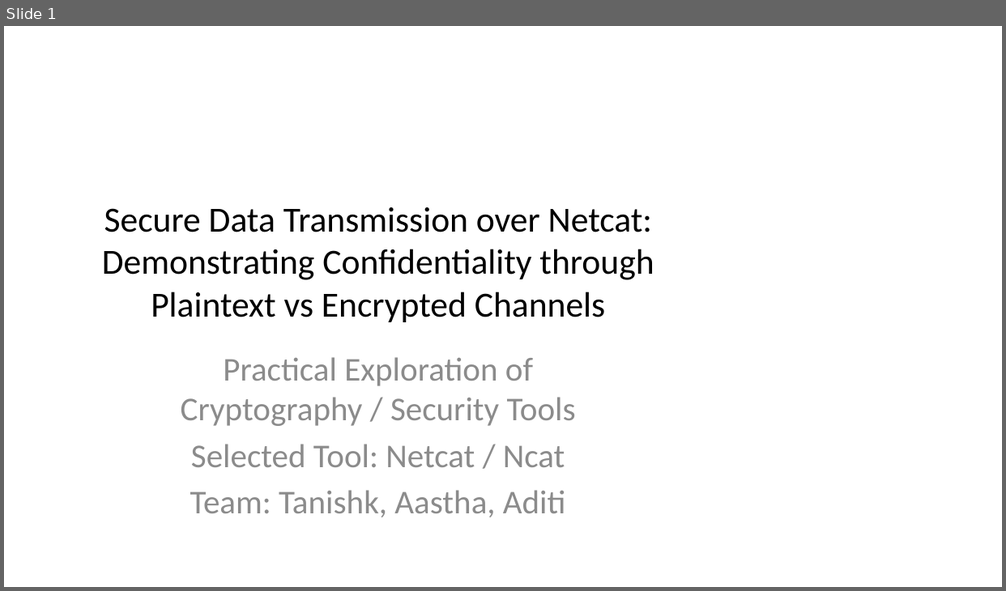
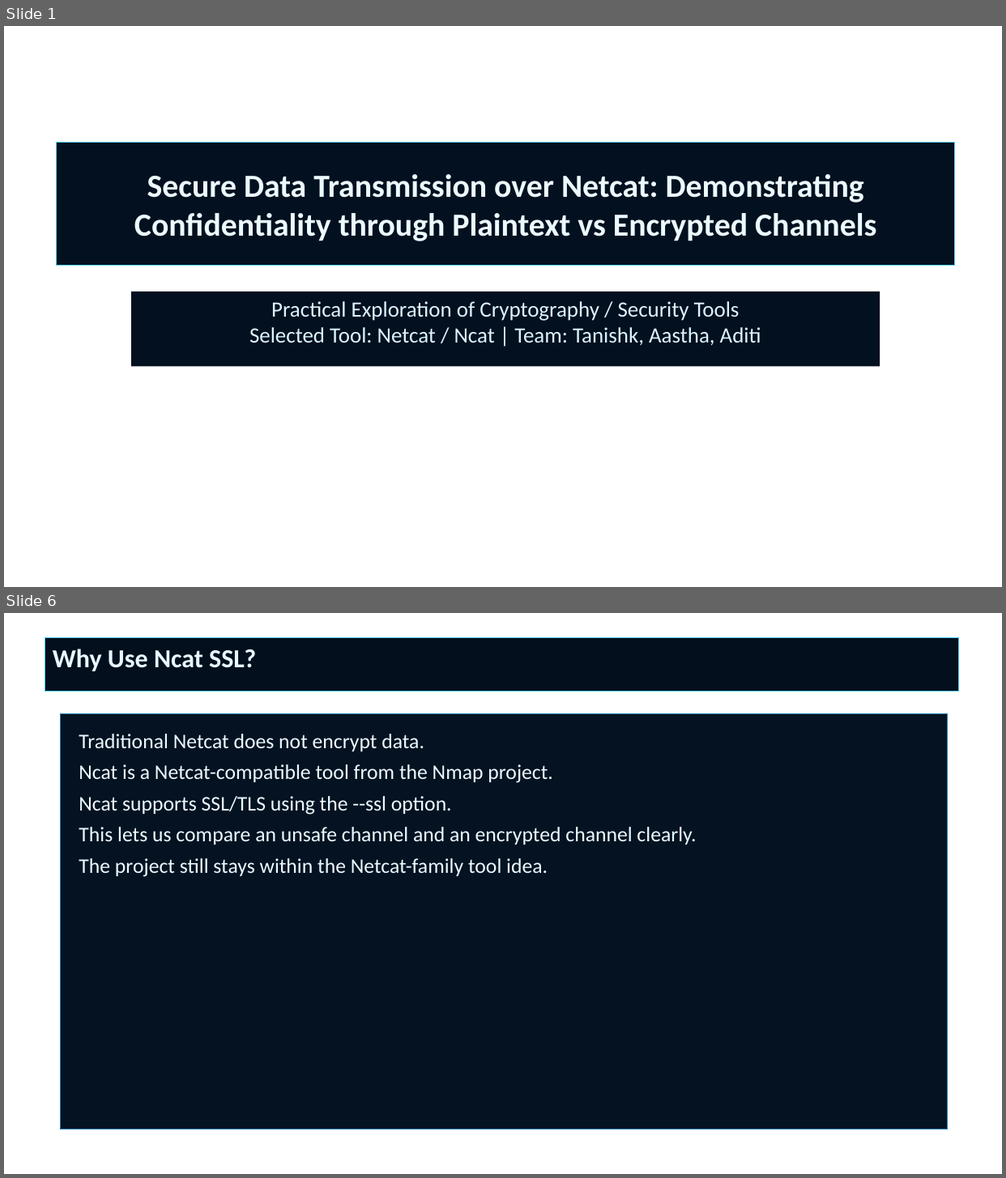
Before and after one commit to aastha2208/campussync-mobile, a slide deck: netcat_aat_project/Secure_Data_Transmission_over_Netcat_Presentation.pptx. Shown one above the other, each under a label of ours: slide 1 before the commit, slides 1 and 6 after it; the slides between them are not shown. The pictures are 1006x591 and 1006x1178 pixels, drawn with LibreOffice and Linux fonts; fonts in the diff are those of the drawing; background and template pictures are left out. Boxes give left, top, right and bottom in pixels: in the first picture for what was removed or moved away, otherwise in the second. Text is boxed around its words. In the diff, an @@ line names an element or a change of style, - is before the commit and + after.

```diff
--- a/netcat_aat_project/Secure_Data_Transmission_over_Netcat_Presentation.pptx
+++ b/netcat_aat_project/Secure_Data_Transmission_over_Netcat_Presentation.pptx
@@ slide 6 added at (4,613,1002,1174), background picture (left out) @@
@@ rectangle added at (45,637,958,692), fill #040F1E, outline #4BCDFF 0.75 pt, 25 pt, text #E8F8FF, bold @@
+Why Use Ncat SSL?
@@ rectangle added at (60,714,948,1130), fill #051222, outline #2282B4 0.75 pt, 20 pt, text #ECFAFF @@
+Traditional Netcat does not encrypt data.
+Ncat is a Netcat-compatible tool from the Nmap project.
+Ncat supports SSL/TLS using the --ssl option.
+This lets us compare an unsafe channel and an encrypted channel clearly.
+The project still stays within the Netcat-family tool idea.
@@ slide 1 changed as well @@
@@ rectangle "Secure Data Transmission over Netcat: ...": place and size @@
-rectangle "Secure Data Transmission over Netcat: ..." at (102,207,654,322)
+rectangle "Secure Data Transmission over Netcat: ..." at (57,142,955,266)
@@ rectangle "Secure Data Transmission over Netcat: ..." at (57,142,955,266): size 34 to 31 pt, text colour #000000 to #ECFAFF, bold on; fill none to #03101F; outline none to #57D7FF 0.75 pt @@
@@ rectangle "Practical Exploration of Cryptography / ...": place and size @@
-rectangle "Practical Exploration of Cryptography / ..." at (181,357,576,518)
+rectangle "Practical Exploration of Cryptography / ..." at (131,292,880,367)
@@ rectangle "Practical Exploration of Cryptography / ..." at (131,292,880,367): fill none to #03101F @@
@@ text in rectangle at (249,301,761,346): text changed; size 32 to 21 pt; text colour #8C8C8C to #DCF4FF @@
-Practical Exploration of Cryptography / Security Tools
-Selected Tool: Netcat / Ncat
-Team: Tanishk, Aastha, Aditi
+Practical Exploration of Cryptography / Security Tools
+Selected Tool: Netcat / Ncat | Team: Tanishk, Aastha, Aditi
```
Also in this commit, not shown: 7 other slides changed, 16 other slides added, 8 slides removed, 7 other files.
